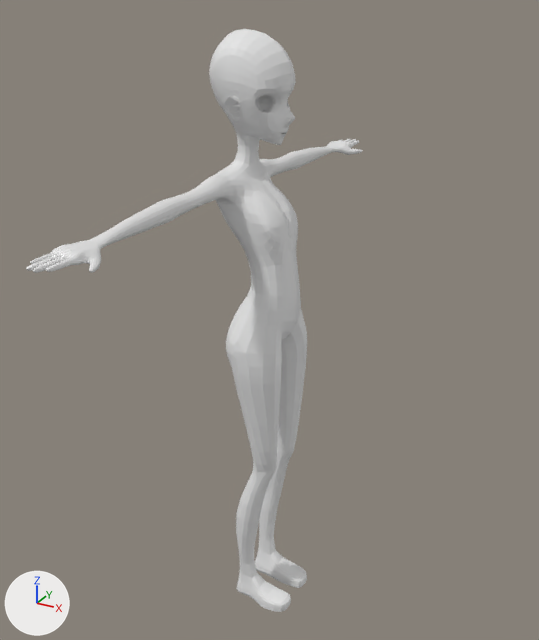
Before and after pictures for a commit that changed the FBX model Assets/Characters/zero/Model/model.fbx.
Both versions are drawn from a 50 mm lens placed at (2.65, -4.61, 4.92), pointed at (0.19, -0.13, 2.68). Arrows for +X, +Y and +Z are at lower left; the lights stay in place.

The first picture shows 'Figure'.
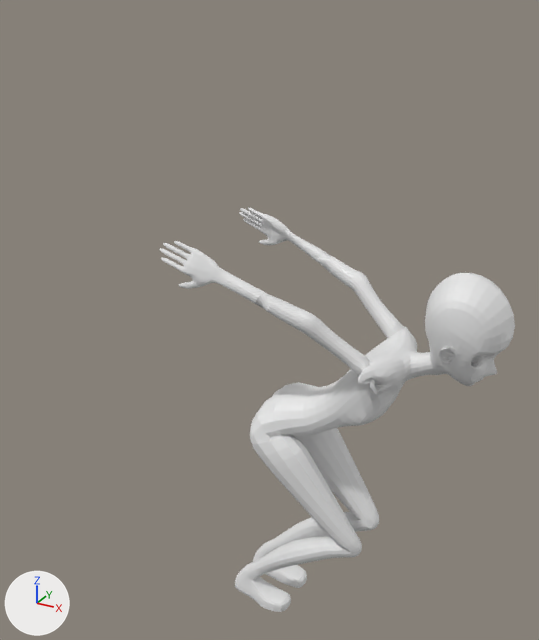
The newer file adds an action. The first version stands in its rest pose; the second is drawn at frame 1 of the action 'armature|4.jump'.

What differs and where, as boxes (x1, y1, x2, y2) in the pictures (539 x 640 px):
'Figure', posed (31% shorter): before (26, 29, 363, 612); after (159, 208, 515, 612)
bone 'ROOT.upper', root to tip: before (268, 338) to (251, 334); after (268, 411) to (261, 393)
bone 'leg1.L', root to tip: before (284, 314) to (283, 447); after (294, 400) to (370, 523)
bone 'leg2.L', root to tip: before (283, 447) to (265, 553); after (370, 523) to (265, 553)
bone 'IK.head', root to tip: before (248, 134) to (247, 133); after (439, 361) to (438, 361)
bone 'neck', root to tip: before (249, 166) to (248, 134); after (409, 367) to (439, 361)
bone 'FK.arm.L', root to tip: before (259, 173) to (130, 157); after (418, 332) to (266, 289)
bone 'IK.hand.L', root to tip: before (332, 148) to (333, 148); after (287, 234) to (286, 234)
bone 'arm1.L', root to tip: before (259, 173) to (292, 160); after (405, 346) to (358, 281)
bone 'arm2.L', root to tip: before (292, 160) to (313, 154); after (358, 281) to (321, 257)
bone 'arm3.L', root to tip: before (313, 154) to (332, 148); after (321, 257) to (287, 234)
bone 'FK.arm.R', root to tip: before (221, 188) to (86, 170); after (362, 395) to (257, 296)
bone 'IK.hand.R', root to tip: before (92, 245) to (91, 246); after (215, 275) to (214, 274)
bone 'arm1.R', root to tip: before (221, 188) to (164, 211); after (378, 376) to (308, 322)
bone 'arm2.R', root to tip: before (164, 211) to (131, 227); after (308, 322) to (261, 298)
bone 'arm3.R', root to tip: before (131, 227) to (92, 245); after (261, 298) to (215, 275)
bone 'leg1.R', root to tip: before (258, 333) to (267, 464); after (270, 423) to (356, 545)
bone 'leg2.R', root to tip: before (267, 464) to (249, 573); after (356, 545) to (249, 573)

The change, as a diff of the scene's bpy script:
```diff
--- a/Assets/Characters/zero/Model/model.fbx.py
+++ b/Assets/Characters/zero/Model/model.fbx.py
@@ bone_root_upper @@
 bone_root_upper = bpy.data.objects['armature'].pose.bones['ROOT.upper']  # child of 'ROOT'
-bone_root_upper.location = (0.0, 0.0, 0.0)
-bone_root_upper.rotation_quaternion = (1.0, 0.0, 0.0, 0.0)  # degrees (0, 0, 0)
+bone_root_upper.location = (0.0, 0.0, -0.65)
+bone_root_upper.rotation_quaternion = (0.838, 0.545, 0.0, 0.0)  # degrees (66, 0, 0)
@@ bone_leg1_l @@
 bone_leg1_l = bpy.data.objects['armature'].pose.bones['leg1.L']  # child of 'ROOT.upper'
-bone_leg1_l.rotation_quaternion = (1.0, 0.0, 0.0, 0.0)  # degrees (0, 0, 0)
+bone_leg1_l.rotation_quaternion = (0.62, -0.108, -0.067, -0.774)  # degrees (-2, -14, -102)
@@ bone_leg2_l @@
 bone_leg2_l = bpy.data.objects['armature'].pose.bones['leg2.L']  # child of 'leg1.L'
-bone_leg2_l.rotation_quaternion = (1.0, 0.0, 0.0, 0.0)  # degrees (0, 0, 0)
+bone_leg2_l.rotation_quaternion = (0.757, 0.204, 0.0, 0.621)  # degrees (19, -15, 76)
@@ bone_foot_l @@
 bone_foot_l = bpy.data.objects['armature'].pose.bones['foot.L']  # child of 'leg2.L'
-bone_foot_l.rotation_quaternion = (1.0, 0.0, 0.0, 0.0)  # degrees (0, 0, 0)
+bone_foot_l.rotation_quaternion = (0.912, -0.044, 0.001, -0.407)  # degrees (-5, -2, -48)
@@ bone_ik_head @@
 bone_ik_head = bpy.data.objects['armature'].pose.bones['IK.head']  # child of 'FK.head'
-bone_ik_head.rotation_quaternion = (1.0, 0.0, 0.0, 0.0)  # degrees (0, 0, 0)
+bone_ik_head.rotation_quaternion = (0.918, 0.0, 0.0, -0.397)  # degrees (0, 0, -47)
@@ bone_neck @@
 bone_neck = bpy.data.objects['armature'].pose.bones['neck']  # child of 'spine2'
-bone_neck.rotation_quaternion = (1.0, 0.0, 0.0, 0.0)  # degrees (0, 0, 0)
+bone_neck.rotation_quaternion = (0.979, 0.0, -0.203, 0.0)  # degrees (0, -23, 0)
@@ bone_fk_arm_l @@
 bone_fk_arm_l = bpy.data.objects['armature'].pose.bones['FK.arm.L']  # child of 'sholder.L'
-bone_fk_arm_l.location = (0.0, 0.0, 0.0)
-bone_fk_arm_l.rotation_quaternion = (1.0, 0.0, 0.0, 0.0)  # degrees (0, 0, 0)
+bone_fk_arm_l.location = (0.3, 0.0, 0.0)
+bone_fk_arm_l.rotation_quaternion = (0.567, -0.422, 0.69, -0.156)  # degrees (-114, 41, -90)
@@ bone_ik_hand_l @@
 bone_ik_hand_l = bpy.data.objects['armature'].pose.bones['IK.hand.L']  # child of 'FK.arm.L'
-bone_ik_hand_l.location = (0.0, 0.0, 0.0)
-bone_ik_hand_l.rotation_quaternion = (1.0, 0.0, 0.0, 0.0)  # degrees (0, 0, 0)
+bone_ik_hand_l.location = (-1.17, -1.61, 0.52)
+bone_ik_hand_l.rotation_quaternion = (0.705, 0.287, 0.0, 0.648)  # degrees (26, -22, 80)
@@ bone_arm1_l @@
 bone_arm1_l = bpy.data.objects['armature'].pose.bones['arm1.L']  # child of 'sholder.L'
-bone_arm1_l.rotation_quaternion = (1.0, 0.0, 0.0, 0.0)  # degrees (0, 0, 0)
+bone_arm1_l.rotation_quaternion = (0.589, -0.547, 0.562, 0.195)  # degrees (-118, 61, -53)
@@ bone_arm2_l @@
 bone_arm2_l = bpy.data.objects['armature'].pose.bones['arm2.L']  # child of 'arm1.L'
-bone_arm2_l.rotation_quaternion = (1.0, 0.0, 0.0, 0.0)  # degrees (0, 0, 0)
+bone_arm2_l.rotation_quaternion = (0.993, 0.019, 0.001, -0.119)  # degrees (2, 0, -14)
@@ bone_arm3_l @@
 bone_arm3_l = bpy.data.objects['armature'].pose.bones['arm3.L']  # child of 'arm2.L'
-bone_arm3_l.rotation_quaternion = (1.0, 0.0, 0.0, 0.0)  # degrees (0, 0, 0)
+bone_arm3_l.rotation_quaternion = (0.839, 0.0, -0.545, 0.0)  # degrees (0, -66, 0)
@@ bone_fk_arm_r @@
 bone_fk_arm_r = bpy.data.objects['armature'].pose.bones['FK.arm.R']  # child of 'sholder.R'
-bone_fk_arm_r.location = (0.0, 0.0, 0.0)
-bone_fk_arm_r.rotation_quaternion = (1.0, 0.0, 0.0, 0.0)  # degrees (0, 0, 0)
+bone_fk_arm_r.location = (-0.3, 0.0, 0.0)
+bone_fk_arm_r.rotation_quaternion = (0.567, -0.422, -0.69, 0.156)  # degrees (-114, -41, 90)
@@ bone_ik_hand_r @@
 bone_ik_hand_r = bpy.data.objects['armature'].pose.bones['IK.hand.R']  # child of 'FK.arm.R'
-bone_ik_hand_r.location = (0.0, 0.0, 0.0)
-bone_ik_hand_r.rotation_quaternion = (1.0, 0.0, 0.0, 0.0)  # degrees (0, 0, 0)
+bone_ik_hand_r.location = (1.17, -1.61, 0.52)
+bone_ik_hand_r.rotation_quaternion = (0.705, 0.287, 0.0, -0.648)  # degrees (26, 22, -80)
@@ bone_arm1_r @@
 bone_arm1_r = bpy.data.objects['armature'].pose.bones['arm1.R']  # child of 'sholder.R'
-bone_arm1_r.rotation_quaternion = (1.0, 0.0, 0.0, 0.0)  # degrees (0, 0, 0)
+bone_arm1_r.rotation_quaternion = (0.564, -0.529, -0.595, -0.218)  # degrees (-128, -64, 63)
@@ bone_arm2_r @@
 bone_arm2_r = bpy.data.objects['armature'].pose.bones['arm2.R']  # child of 'arm1.R'
-bone_arm2_r.rotation_quaternion = (1.0, 0.0, 0.0, 0.0)  # degrees (0, 0, 0)
+bone_arm2_r.rotation_quaternion = (0.993, 0.008, -0.001, 0.12)  # degrees (1, 0, 14)
@@ bone_arm3_r @@
 bone_arm3_r = bpy.data.objects['armature'].pose.bones['arm3.R']  # child of 'arm2.R'
-bone_arm3_r.rotation_quaternion = (1.0, 0.0, 0.0, 0.0)  # degrees (0, 0, 0)
+bone_arm3_r.rotation_quaternion = (0.839, 0.0, 0.545, 0.0)  # degrees (0, 66, 0)
@@ bone_leg1_r @@
 bone_leg1_r = bpy.data.objects['armature'].pose.bones['leg1.R']  # child of 'ROOT.upper'
-bone_leg1_r.rotation_quaternion = (1.0, 0.0, 0.0, 0.0)  # degrees (0, 0, 0)
+bone_leg1_r.rotation_quaternion = (0.62, 0.104, 0.069, -0.775)  # degrees (1, 14, -102)
@@ bone_leg2_r @@
 bone_leg2_r = bpy.data.objects['armature'].pose.bones['leg2.R']  # child of 'leg1.R'
-bone_leg2_r.rotation_quaternion = (1.0, 0.0, 0.0, 0.0)  # degrees (0, 0, 0)
+bone_leg2_r.rotation_quaternion = (0.757, -0.191, 0.0, 0.625)  # degrees (-17, 14, 77)
@@ bone_foot_r @@
 bone_foot_r = bpy.data.objects['armature'].pose.bones['foot.R']  # child of 'leg2.R'
-bone_foot_r.rotation_quaternion = (1.0, 0.0, 0.0, 0.0)  # degrees (0, 0, 0)
+bone_foot_r.rotation_quaternion = (0.912, -0.377, -0.002, -0.161)  # degrees (-44, -7, -17)
```
